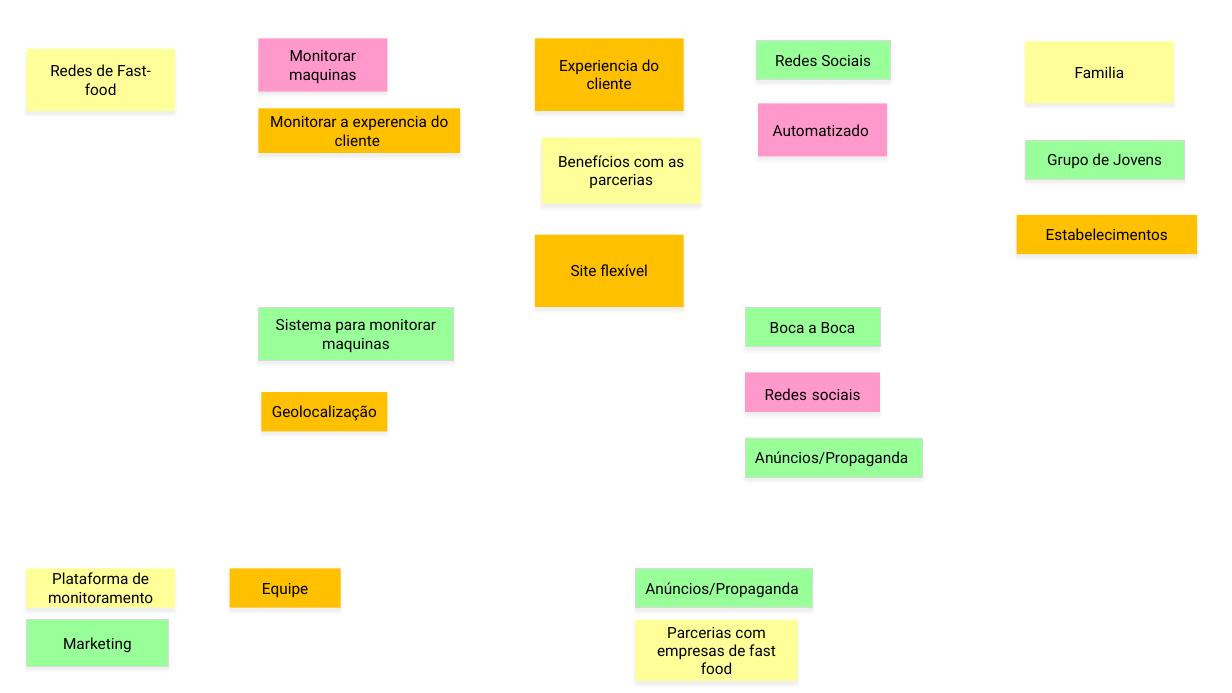
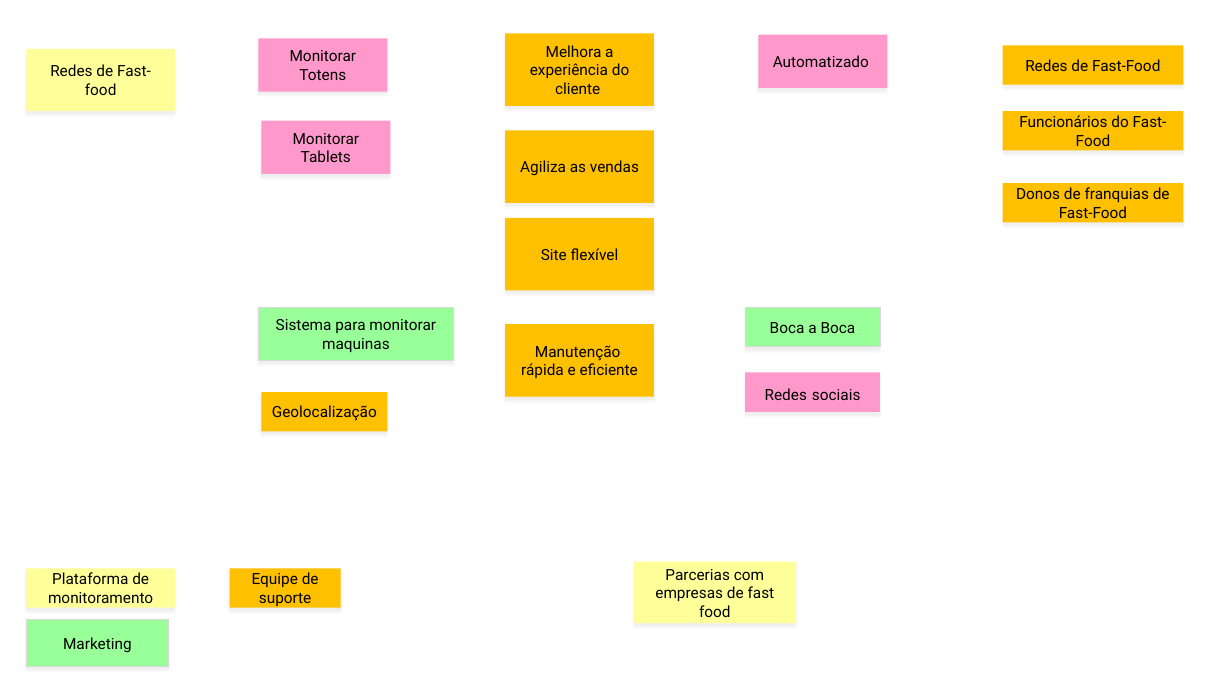
Before and after one commit to sergioetrindade/GRUPO-10-2ADSA, a slide deck: slide 2 of Documentação/Canvas Fade Solutions.pptx. Drawn at 1232x693 pixels with LibreOffice and Linux fonts; fonts in the diff are those of the drawing; background and template pictures are left out. Boxes give left, top, right and bottom in pixels: in the first picture for what was removed or moved away, otherwise in the second. Text is boxed around its words. In the diff, an @@ line names an element or a change of style, - is before the commit and + after.

Commit message:
Canvas

```diff
--- a/Documentação/Canvas Fade Solutions.pptx
+++ b/Documentação/Canvas Fade Solutions.pptx
@@ text in rectangle at (290,50,357,80): text changed @@
-Monitorar maquinas
+Monitorar
+Totens
@@ rectangle "Melhora a experiência do cliente": place and size @@
-rectangle "Melhora a experiência do cliente" at (535,38,684,110)
+rectangle "Melhora a experiência do cliente" at (506,33,654,105)
@@ text in rectangle at (530,45,629,94): text changed @@
-Experiencia do cliente
+Melhora a experiência do cliente
@@ rectangle removed at (756,41,891,80) @@
-Redes Sociais
@@ rectangle "Automatizado": place and size @@
-rectangle "Automatizado" at (759,104,888,157)
+rectangle "Automatizado" at (759,35,888,89)
@@ rectangle added at (1003,45,1184,85), fill #FFC000, 12 pt, text #000000 @@
+Redes de Fast-Food
@@ rectangle removed at (1025,42,1174,104) @@
-Familia
@@ rectangle removed at (259,108,460,152) @@
-Monitorar a experencia do cliente
@@ rectangle added at (1003,111,1184,151), fill #FFC000, 12 pt, text #000000 @@
+Funcionários do Fast-Food
@@ rectangle added at (262,121,391,175), fill #FF99CC, 12 pt, text #000000 @@
+Monitorar
+Tablets
@@ rectangle "Agiliza as vendas": place and size @@
-rectangle "Agiliza as vendas" at (542,138,701,204)
+rectangle "Agiliza as vendas" at (506,130,654,202)
@@ rectangle "Agiliza as vendas" at (506,130,654,202): fill #FFFF99 to #FFC000 @@
@@ rectangle removed at (1025,140,1185,180) @@
-Grupo de Jovens
@@ text in rectangle at (520,160,639,175): text changed @@
-Benefícios com as parcerias
+Agiliza as vendas
@@ rectangle added at (1003,183,1184,223), fill #FFC000, 12 pt, text #000000 @@
+Donos de franquias de Fast-Food
@@ rectangle "Site flexível": place and size @@
-rectangle "Site flexível" at (535,235,684,307)
+rectangle "Site flexível" at (506,218,654,290)
@@ rectangle removed at (1017,215,1198,255) @@
-Estabelecimentos
@@ rectangle added at (506,324,654,396), fill #FFC000, 12 pt, text #000000 @@
+Manutenção rápida e eficiente
@@ rectangle removed at (746,438,923,478) @@
-Anúncios/Propaganda
@@ rectangle "Parcerias com empresas de fast ...": place and size @@
-rectangle "Parcerias com empresas de fast ..." at (636,620,799,681)
+rectangle "Parcerias com empresas de fast ..." at (634,562,797,623)
@@ rectangle removed at (636,568,813,608) @@
-Anúncios/Propaganda
@@ text in rectangle at (252,572,319,606): text changed @@
-Equipe
+Equipe de suporte
```
